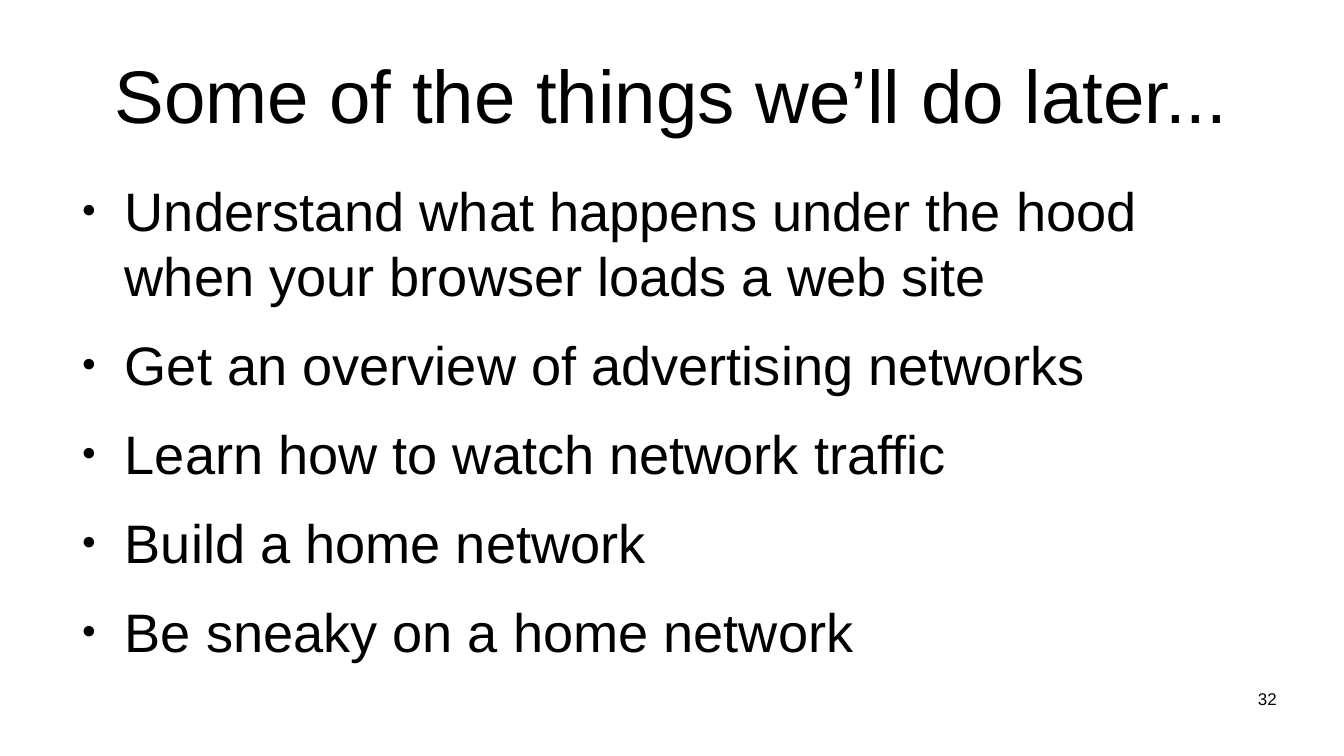
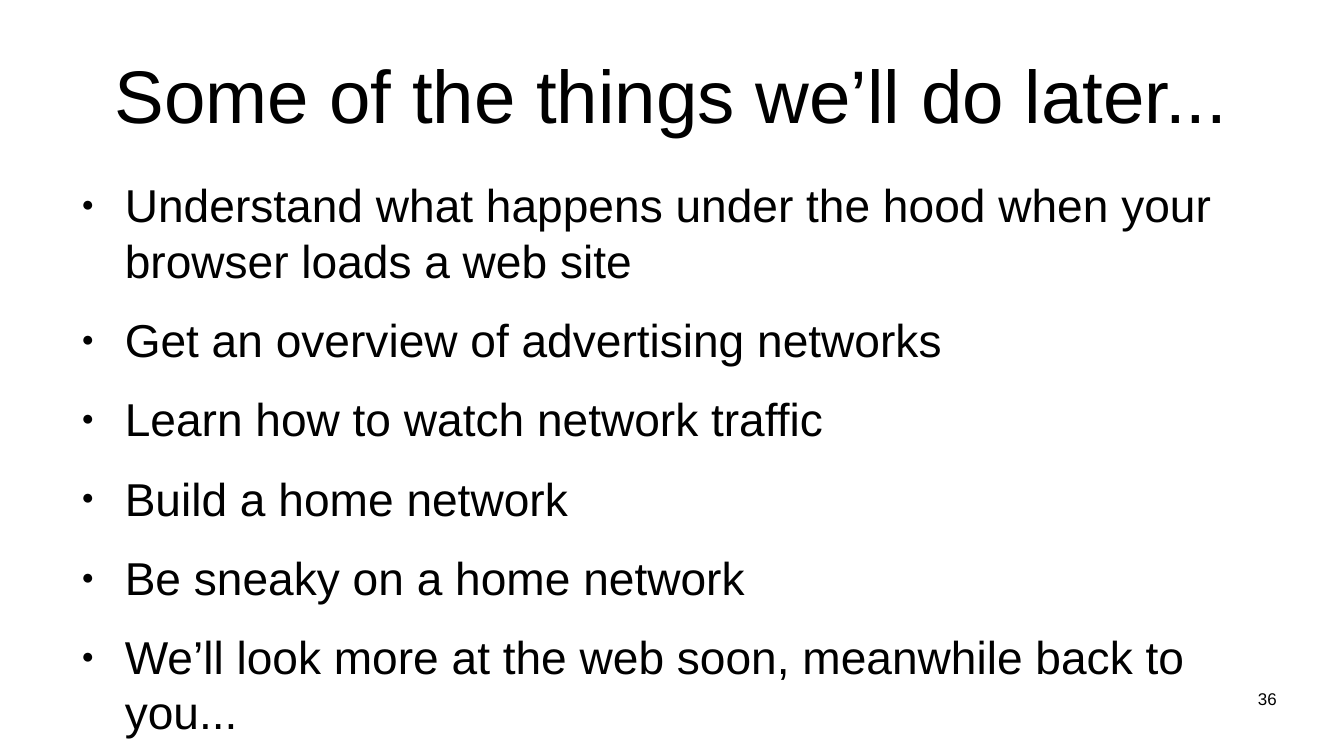
Before and after one commit to sftcd/witidtm, a slide deck: slide 36 of lectures/100-intro.odp (slide 32 before the commit). Drawn at 1344x756 pixels with LibreOffice and Linux fonts; fonts in the diff are those of the drawing. Boxes give left, top, right and bottom in pixels: in the first picture for what was removed or moved away, otherwise in the second. Text is boxed around its words. In the diff, an @@ line names an element or a change of style, - is before the commit and + after.

```diff
--- a/lectures/100-intro.odp
+++ b/lectures/100-intro.odp
@@ text at [125,188,1211,604]: size 32 to 27.2 pt in "Understand what happens under the hood when ...", "Get an overview of advertising networks", "Learn how to watch network traffic", "Build a home network" and 1 more places @@
@@ text at [125,640,1184,738]: paragraph added @@
+● We’ll look more at the web soon, meanwhile back to you...
@@ page number at [1258,693,1277,705]: text changed @@
-32
+36
```
Also in this commit, not shown: 8 other slides changed, 8 slides added, 1 other file.
